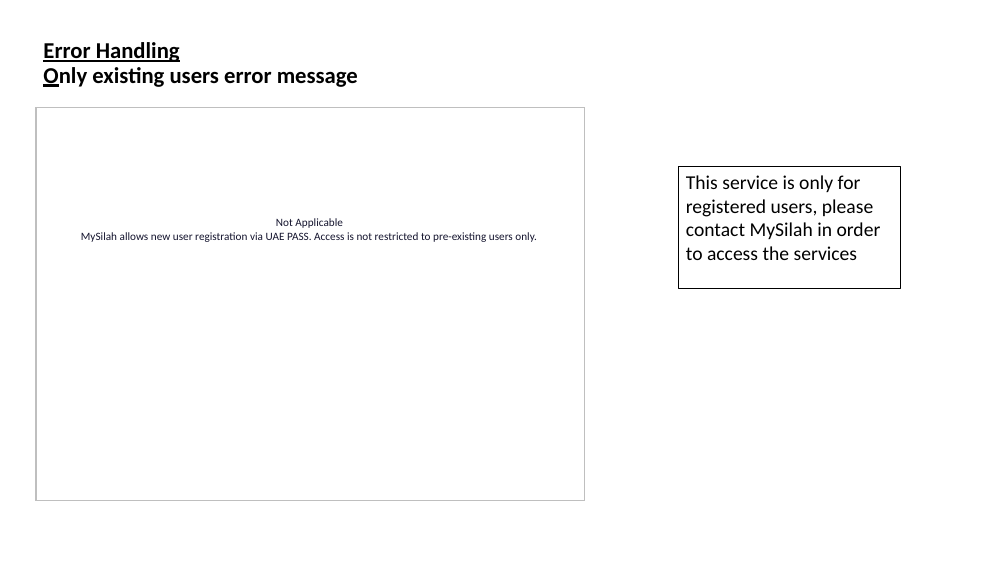
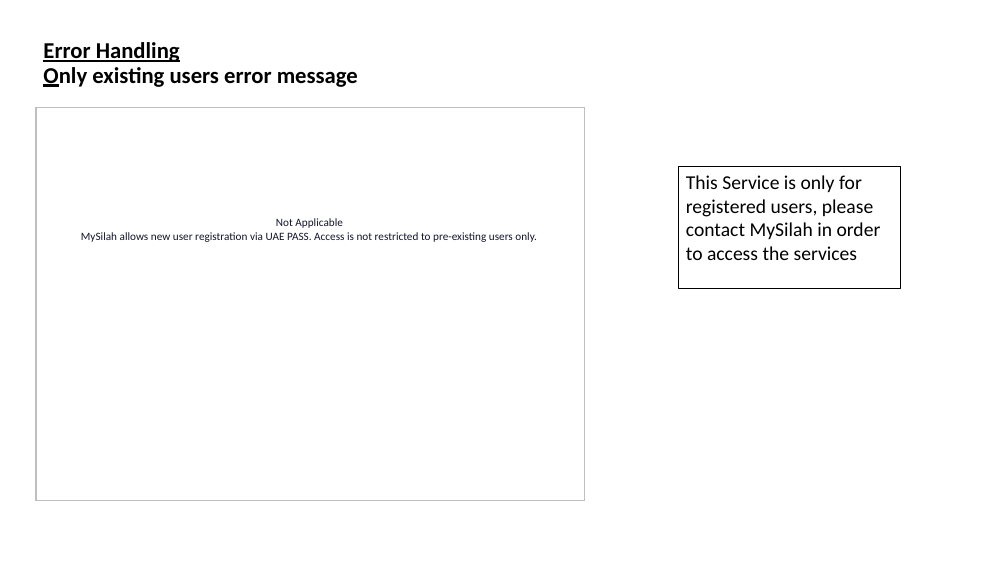
Before and after one commit to california-media/bankcrmnew, a slide deck: slide 14 of inzigo-site/Mysilah-doc.pptx. Drawn at 1008x567 pixels with LibreOffice and Linux fonts; fonts in the diff are those of the drawing. Boxes give left, top, right and bottom in pixels: in the first picture for what was removed or moved away, otherwise in the second. Text is boxed around its words. In the diff, an @@ line names an element or a change of style, - is before the commit and + after.

```diff
--- a/inzigo-site/Mysilah-doc.pptx
+++ b/inzigo-site/Mysilah-doc.pptx
@@ text in rectangle at (686,175,881,260): text changed @@
-This service is only for registered users, please contact MySilah in order to access the services
+This Service is only for registered users, please contact MySilah in order to access the services
```
Also in this commit, not shown: 4 other slides changed, 20 other files.
